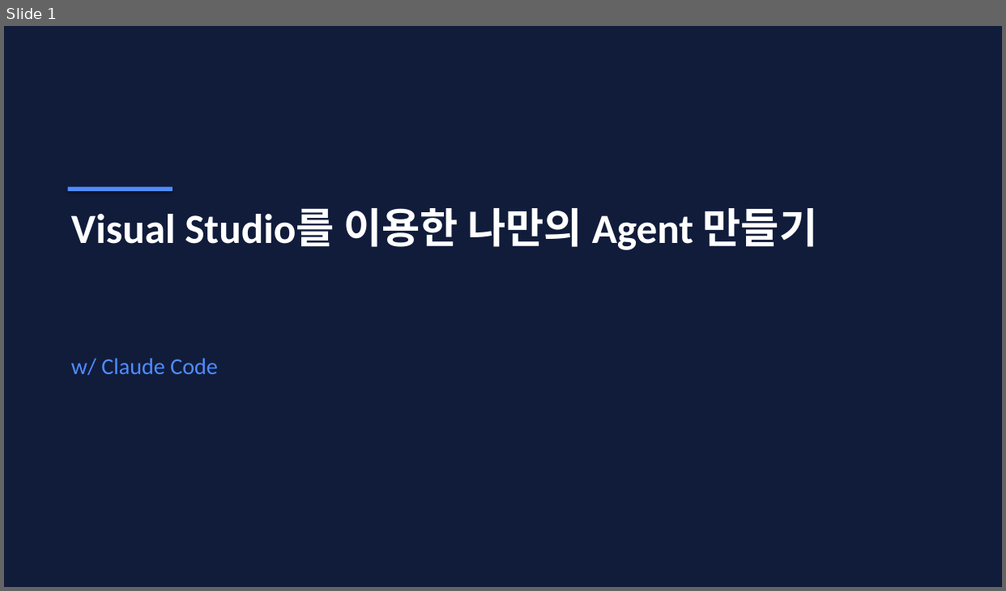
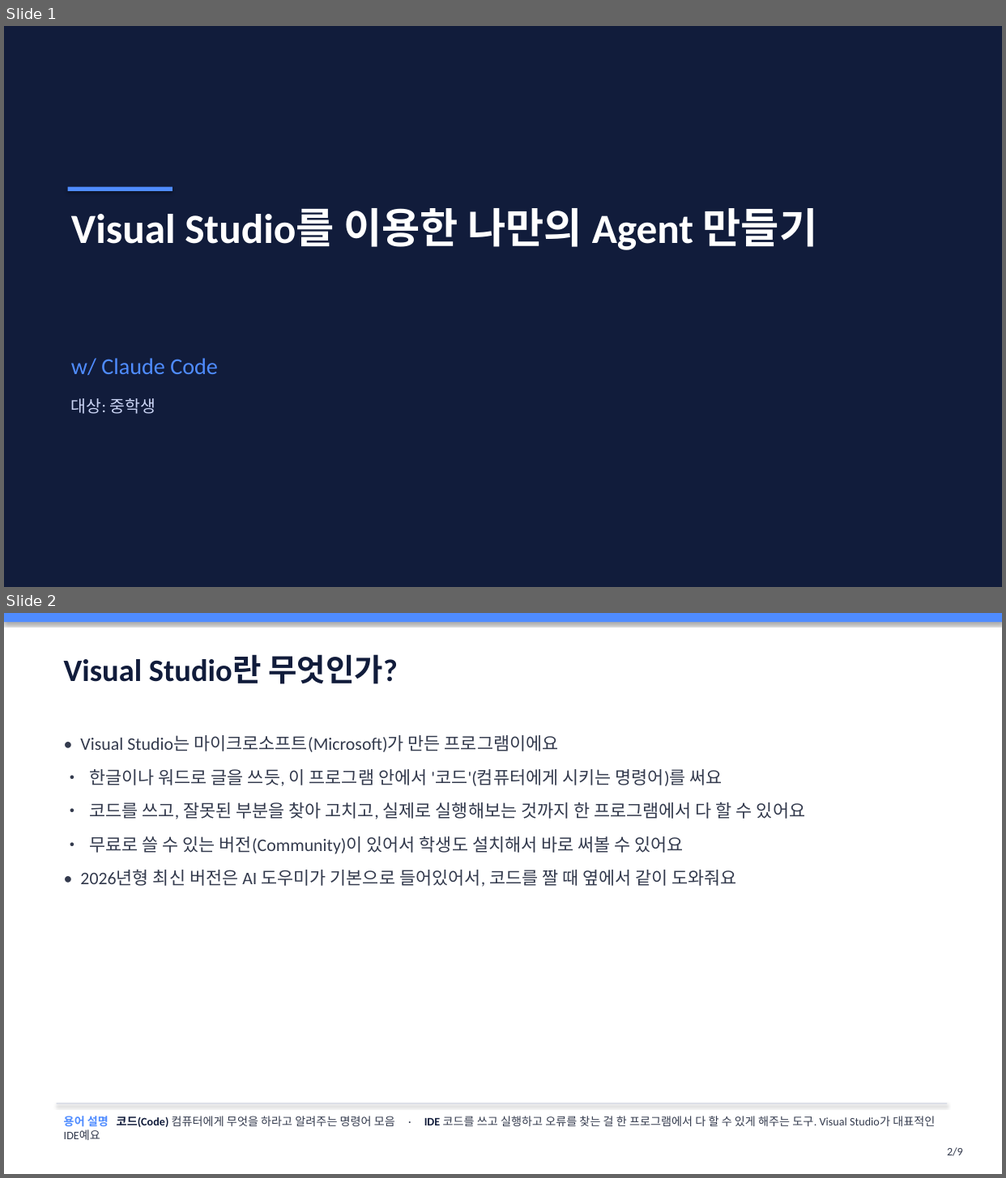
Before and after one commit to oysking55-ctrl/pt-agent, a slide deck: docs/01-visual-studio-agent/slides.pptx. Shown one above the other, each under a label of ours: slide 1 before the commit, slides 1 and 2 after it. The pictures are 1006x591 and 1006x1178 pixels, drawn with LibreOffice and Linux fonts; fonts in the diff are those of the drawing. Boxes give left, top, right and bottom in pixels: in the first picture for what was removed or moved away, otherwise in the second. Text is boxed around its words. In the diff, an @@ line names an element or a change of style, - is before the commit and + after.

```diff
--- a/docs/01-visual-studio-agent/slides.pptx
+++ b/docs/01-visual-studio-agent/slides.pptx
@@ slide 2 added at bbox=[4, 613, 1002, 1174], background #FFFFFF @@
@@ rectangle added at bbox=[4, 613, 1002, 622], fill #4F8CFF @@
@@ text added at bbox=[64, 654, 398, 684], 30 pt, text #111C3B, bold @@
+Visual Studio란 무엇인가?
@@ text added at bbox=[80, 735, 805, 887], 17 pt, text #333A4D @@
+• Visual Studio는 마이크로소프트(Microsoft)가 만든 프로그램이에요
+• 한글이나 워드로 글을 쓰듯, 이 프로그램 안에서 '코드'(컴퓨터에게 시키는 명령어)를 써요
+• 코드를 쓰고, 잘못된 부분을 찾아 고치고, 실제로 실행해보는 것까지 한 프로그램에서 다 할 수 있어요
+• 무료로 쓸 수 있는 버전(Community)이 있어서 학생도 설치해서 바로 써볼 수 있어요
+• 2026년형 최신 버전은 AI 도우미가 기본으로 들어있어서, 코드를 짤 때 옆에서 같이 도와줘요
@@ rectangle added at bbox=[57, 1103, 948, 1105], fill #D8DCE6 @@
@@ text added at bbox=[64, 1116, 935, 1127], 11 pt, text #333A4D @@
+용어 설명 코드(Code) 컴퓨터에게 무엇을 하라고 알려주는 명령어 모음 · IDE 코드를 쓰고 실행하고 오류를 찾는 걸 한 프로그램에서 다 할 수 있게 해주는 도구. Visual Studio가 대표적인 IDE예요
@@ text added at bbox=[947, 1148, 963, 1157], 11 pt, text #333A4D @@
+2/9
@@ slide 1 changed as well @@
@@ text added at bbox=[71, 399, 156, 414], 16 pt, text #CCD6F6 @@
+대상: 중학생
```
Also in this commit, not shown: 7 other slides changed, 1 slide removed, 5 other files.
